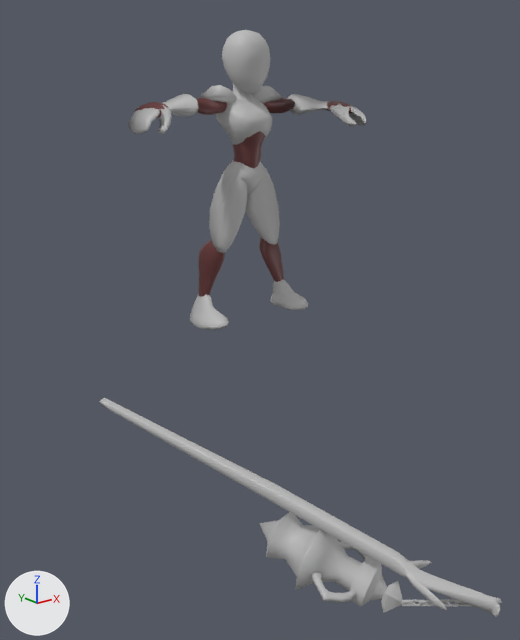
A saved change to the FBX model Assets/Animation/CharacterAnimations/HorsemanPestilence_Animation_Death.fbx.
Before and after are seen from a 50 mm camera at (-2.83, -3.7, 1.4) aimed at (-0.58, -0.89, 0.27). The axes (+X, +Y, +Z) are drawn at lower left. The lights are the same throughout. Where no turn or scale is listed for an object, it has been applied to the vertices.

The scene before the commit, as lines of its bpy script (objects in view):
```python
me_mesh = bpy.data.meshes.new('Mesh')
me_mesh.from_pydata(...)  # 3090 vertices, 6088 faces; spans x -0.88..0.88, y -0.25..0.13, z -0.01..1.77
# faces by material slot: [4360, 1728]
me_mesh.materials.append(mat_lambert9)  # grey #bcbcbc
me_mesh.materials.append(mat_lambert2)  # brown #6c3b3b
me_mesh_001 = bpy.data.meshes.new('Mesh.001')
me_mesh_001.from_pydata(...)  # 510 vertices, 984 faces; spans x -0.79..-0.02, y -2.42..-0.79, z -1.79..-1.14
me_mesh_001.materials.append(mat_anim_animation_rigweapon_2__1__lambert10)  # grey #bcbcbc
ob_anim_animation_rigweapon_2__1__flail = bpy.data.objects.new('Anim_Animation_RigWeapon_2__1_:Flail', me_mesh_001)
ob_anim_animation_rigweapon_2__1__flail.location = (-0.755, -0.148, 1.252)
ob_base_mesh = bpy.data.objects.new('base_mesh', me_mesh)
ob_base_mesh.location = (0.0, 0.0, 0.0)
```
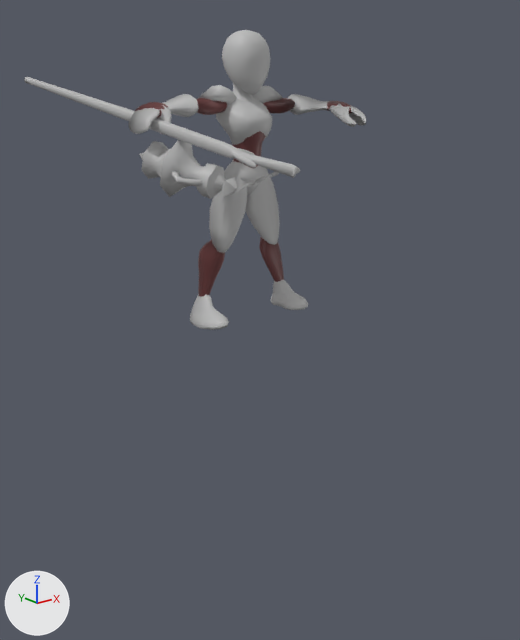
Boxes (x1, y1, x2, y2) around the edits, measured in the pictures (520 x 640 px):
'Anim_Animation_RigWeapon_2__1_:Flail', moved: before (100, 398, 502, 617); after (24, 77, 300, 199)

The change, as a diff of the scene's bpy script:
```diff
--- a/Assets/Animation/CharacterAnimations/HorsemanPestilence_Animation_Death.fbx.py
+++ b/Assets/Animation/CharacterAnimations/HorsemanPestilence_Animation_Death.fbx.py
@@ ob_anim_animation_rigweapon_2__1__flail @@
 ob_anim_animation_rigweapon_2__1__flail = bpy.data.objects.new('Anim_Animation_RigWeapon_2__1_:Flail', me_mesh_001)
-ob_anim_animation_rigweapon_2__1__flail.location = (-0.755, -0.148, 1.252)
+ob_anim_animation_rigweapon_2__1__flail.location = (-0.334, 1.456, 2.641)
```
